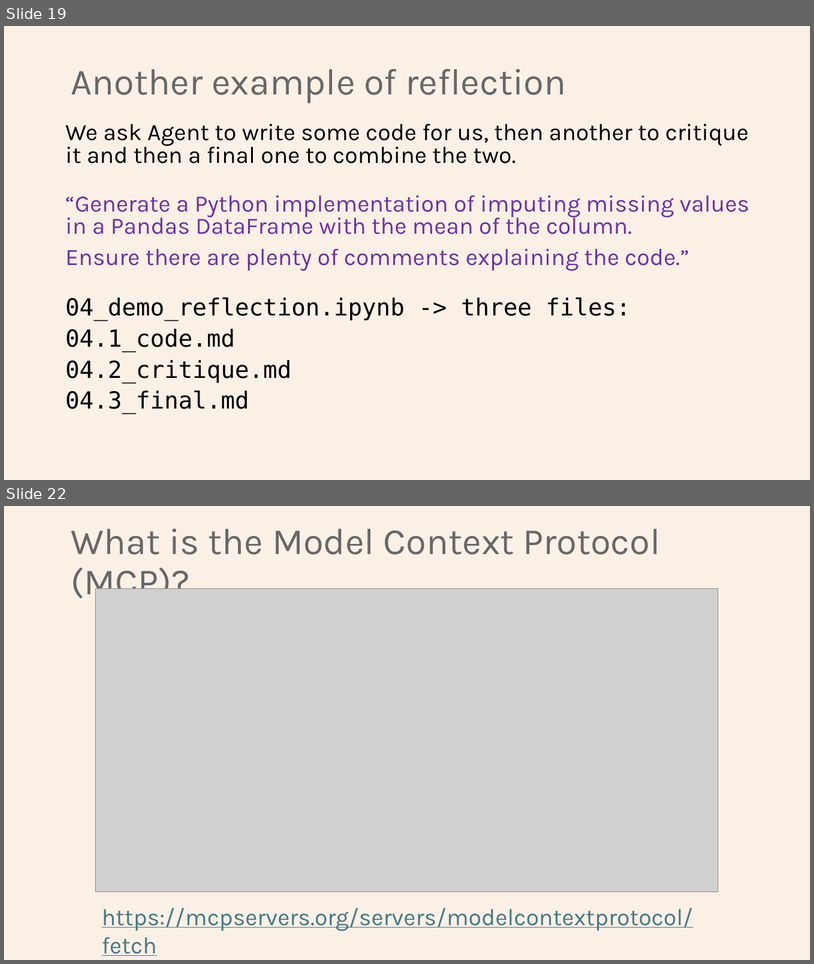
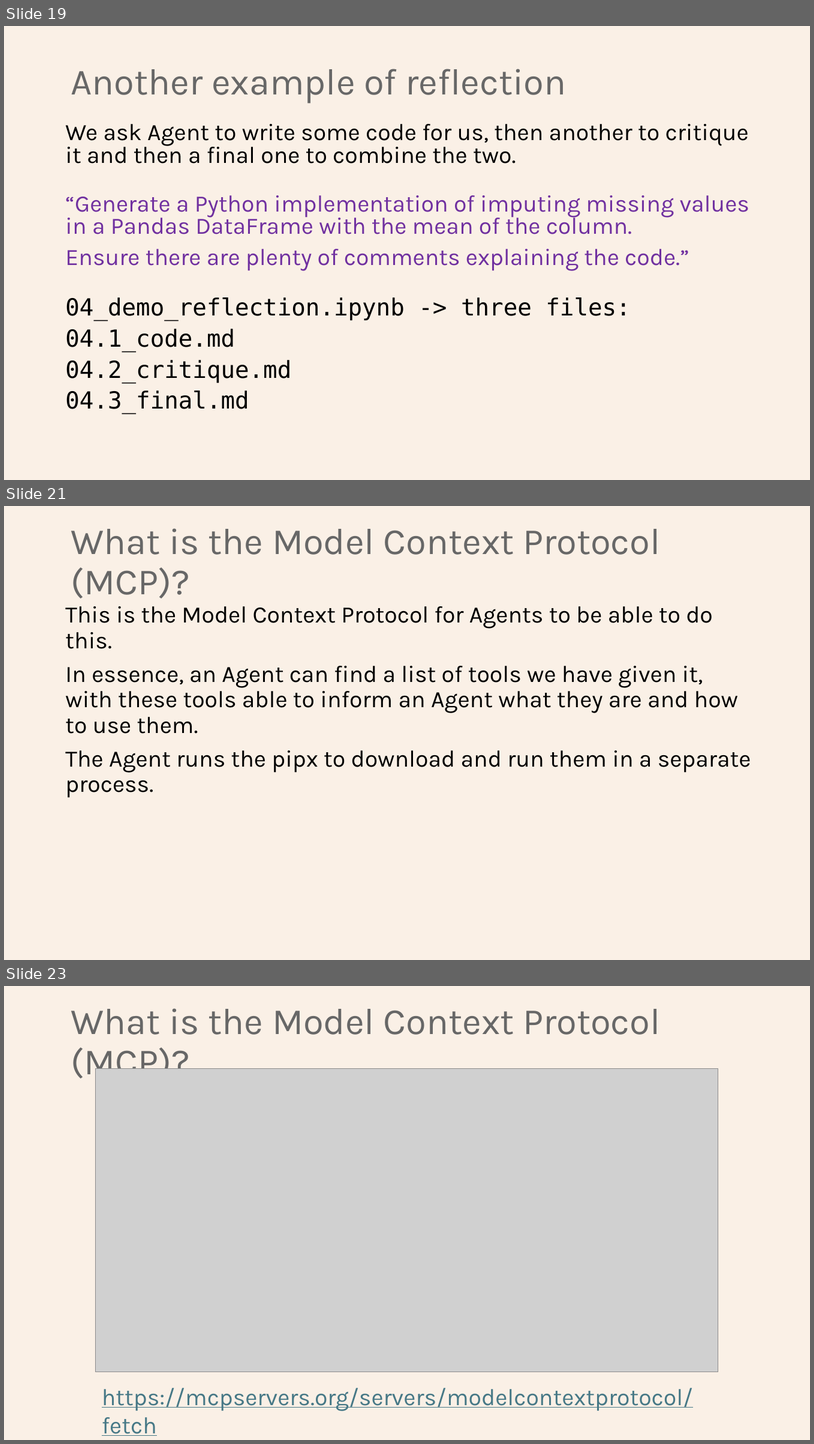
Before and after one commit to Python-Test-Engineer/earl2025, a slide deck: AI_Agents_in_the_Data_Pipeline.pptx. Shown one above the other, each under a label of ours: slides 19 and 22 before the commit, slides 19, 21 and 23 after it; the slides between them are not shown. The pictures are 814x964 and 814x1444 pixels, drawn with LibreOffice and Linux fonts; fonts in the diff are those of the drawing; grey boxes stand for pictures. Boxes give left, top, right and bottom in pixels: in the first picture for what was removed or moved away, otherwise in the second. Text is boxed around its words. In the diff, an @@ line names an element or a change of style, - is before the commit and + after.

```diff
--- a/AI_Agents_in_the_Data_Pipeline.pptx
+++ b/AI_Agents_in_the_Data_Pipeline.pptx
@@ slide 21 added at [4,506,810,960], background #FAF0E6 @@
@@ title added at [71,528,660,598], 44 pt, text #676767 @@
+What is the Model Context Protocol (MCP)?
@@ text added at [65,606,752,798], 28 pt, text #000000 @@
+This is the Model Context Protocol for Agents to be able to do this.
+In essence, an Agent can find a list of tools we have given it, with these tools able to inform an Agent what they are and how to use them.
+The Agent runs the pipx to download and run them in a separate process.
@@ what was slide 22 is now slide 23 @@
```
Also in this commit, not shown: 8 slides changed, 1 other slide added, 1 slide removed, 7 other files.
